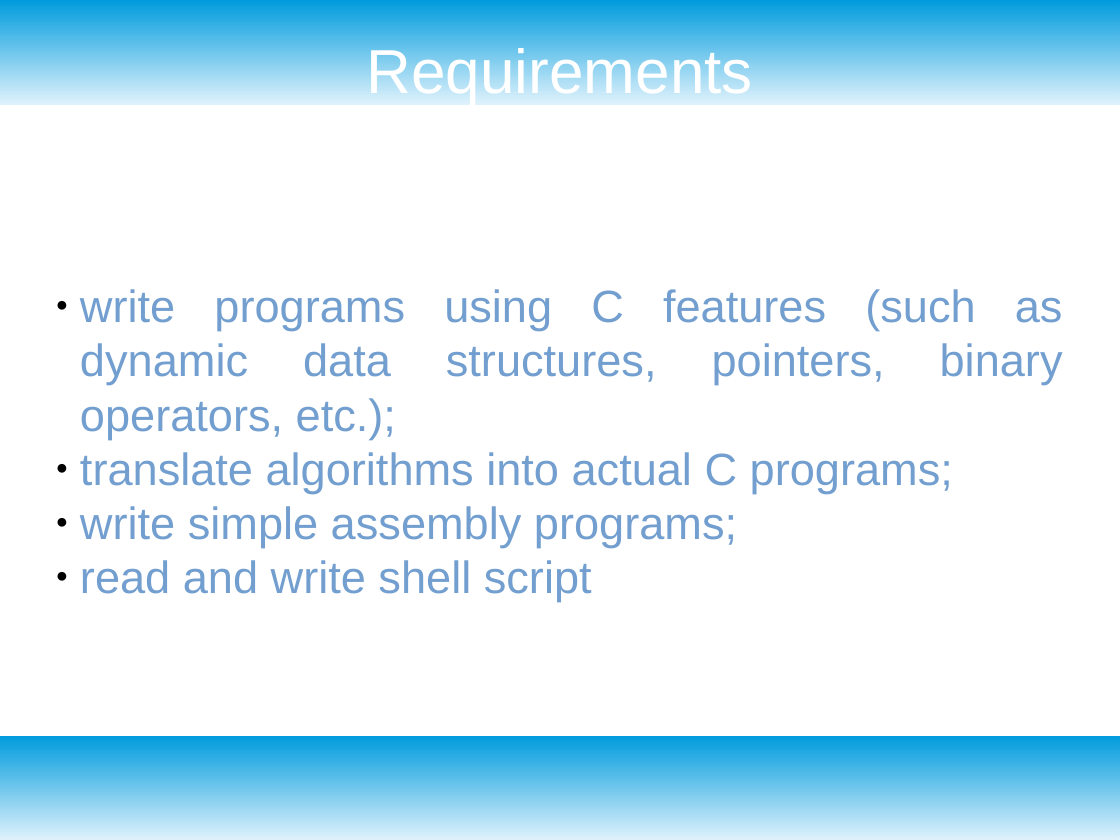
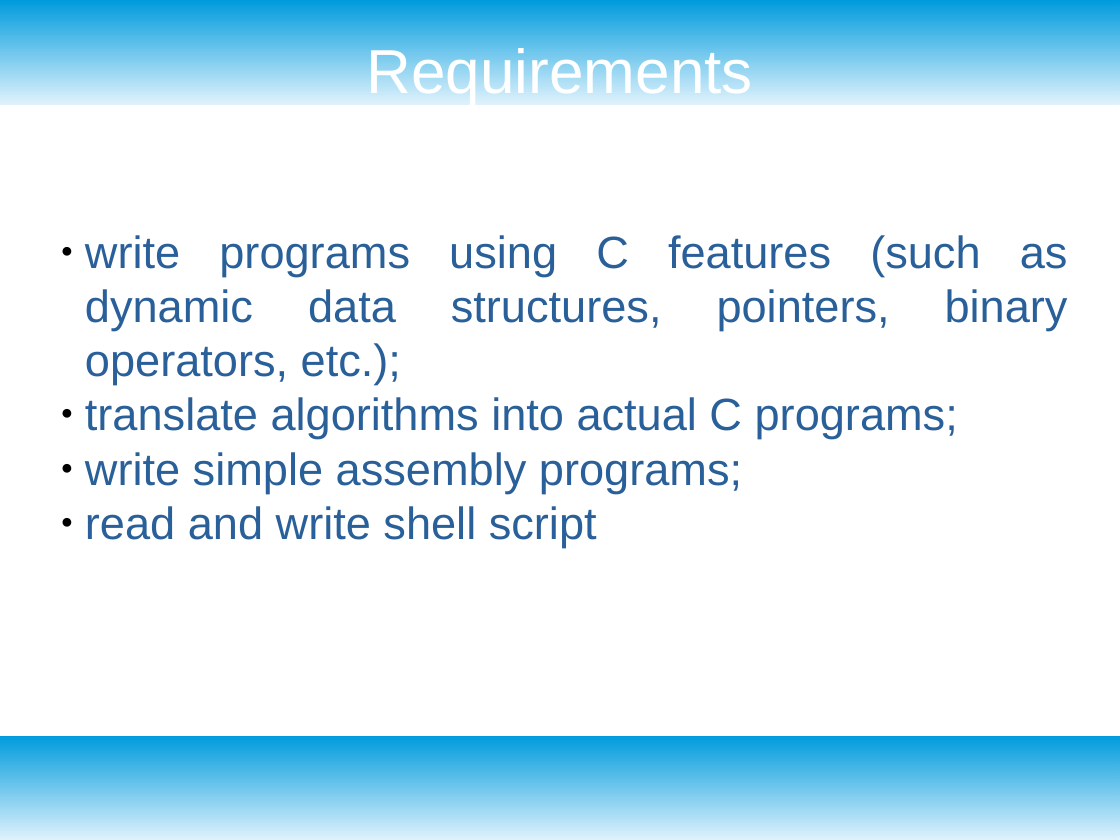
Before and after one commit to alievako/systemprogramming, a slide deck: slide 5 of lc1.odp (slide 4 before the commit). Drawn at 1120x840 pixels with LibreOffice and Linux fonts; fonts in the diff are those of the drawing. Boxes give left, top, right and bottom in pixels: in the first picture for what was removed or moved away, otherwise in the second. Text is boxed around its words. In the diff, an @@ line names an element or a change of style, - is before the commit and + after.

```diff
--- a/lc1.odp
+++ b/lc1.odp
@@ subtitle "write programs using C features ...": place and size @@
-subtitle "write programs using C features ..." at box(80, 289, 1063, 602)
+subtitle "write programs using C features ..." at box(85, 235, 1068, 548)
@@ subtitle "write programs using C features ..." at box(85, 235, 1068, 548): text colour #729FCF to #2A6099 @@
```
Also in this commit, not shown: 1 other slide changed, 39 slides added, 1 slide removed, 4 other files.
